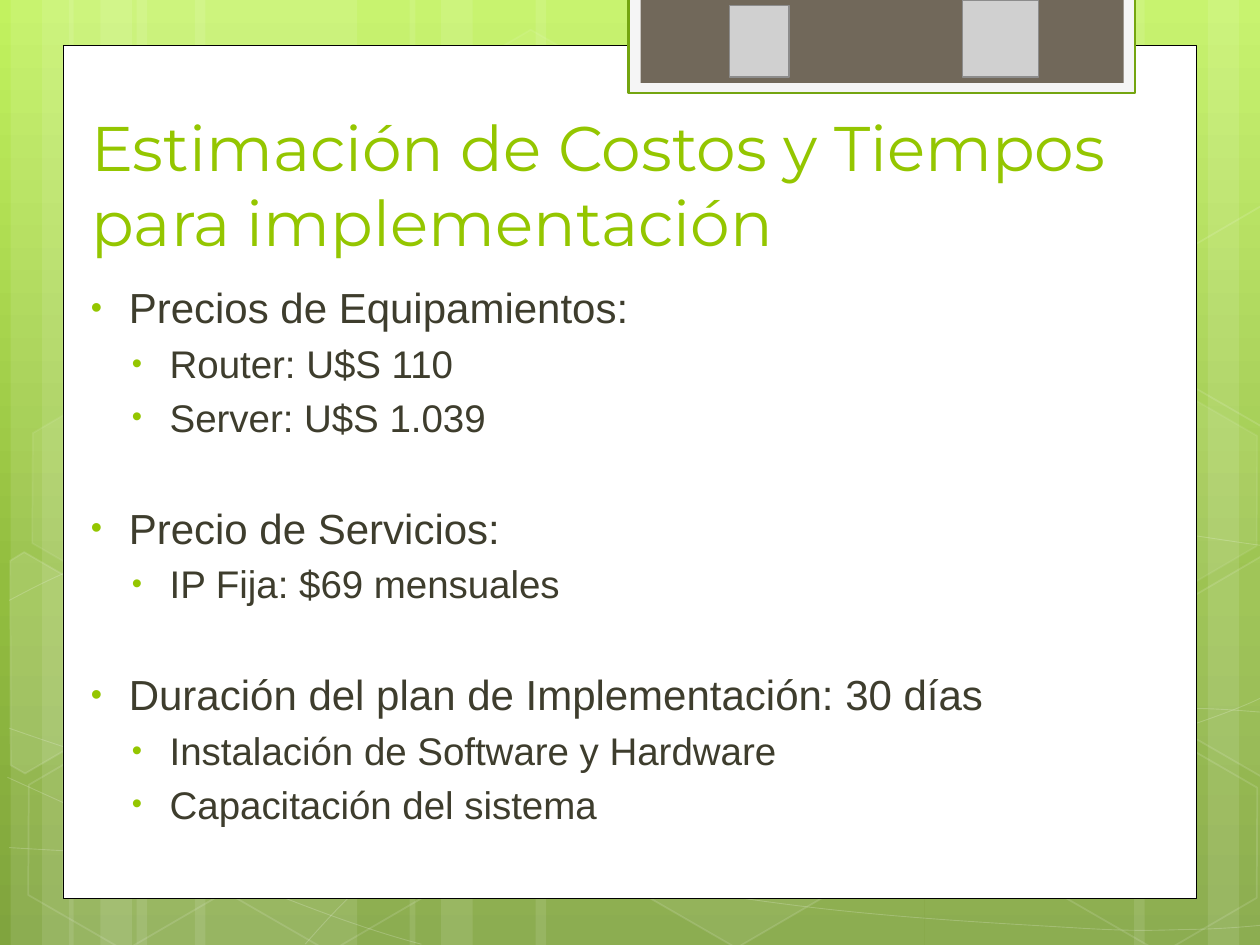
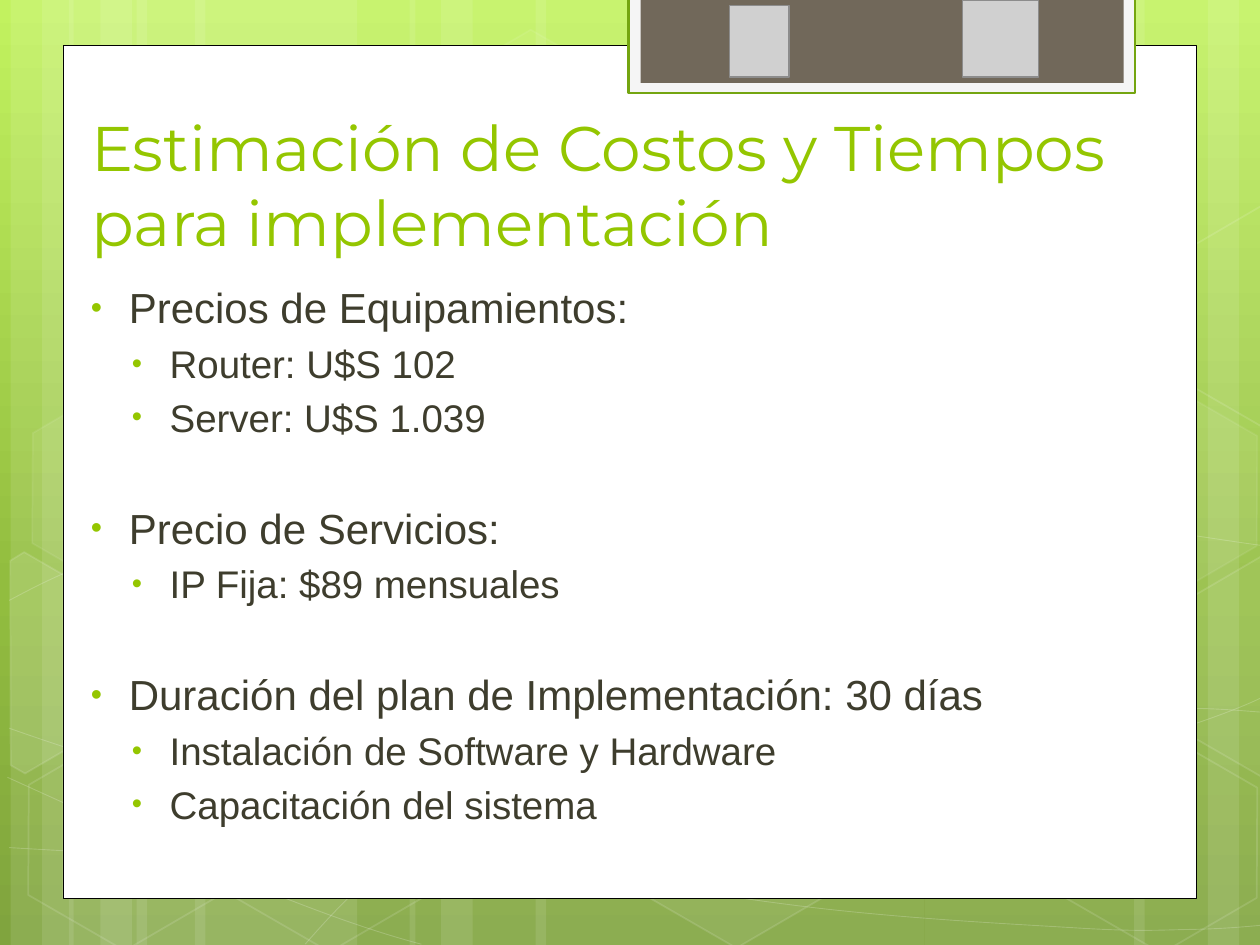
Before and after one commit to ptissera/habilitacion-profesional-2012-4k4, a slide deck: slide 33 of Documentacion/Proyecto/Presentacion Final/Exposicion Final.pptx. Drawn at 1260x945 pixels with LibreOffice and Linux fonts; fonts in the diff are those of the drawing; grey boxes stand for pictures. Boxes give left, top, right and bottom in pixels: in the first picture for what was removed or moved away, otherwise in the second. Text is boxed around its words. In the diff, an @@ line names an element or a change of style, - is before the commit and + after.

```diff
--- a/Documentacion/Proyecto/Presentacion Final/Exposicion Final.pptx
+++ b/Documentacion/Proyecto/Presentacion Final/Exposicion Final.pptx
@@ text at (170, 349, 456, 381): text changed @@
-  • Router: U$S 110
+  • Router: U$S 102
@@ text at (170, 569, 560, 606): text changed @@
-  • IP Fija: $69 mensuales
+  • IP Fija: $89 mensuales
```
Also in this commit, not shown: 8 other slides changed.
